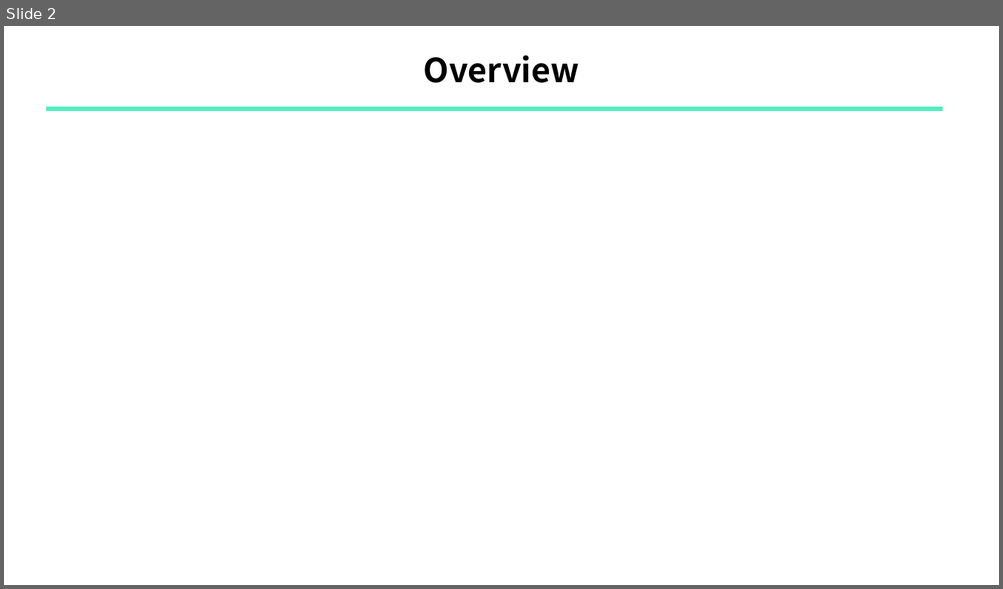
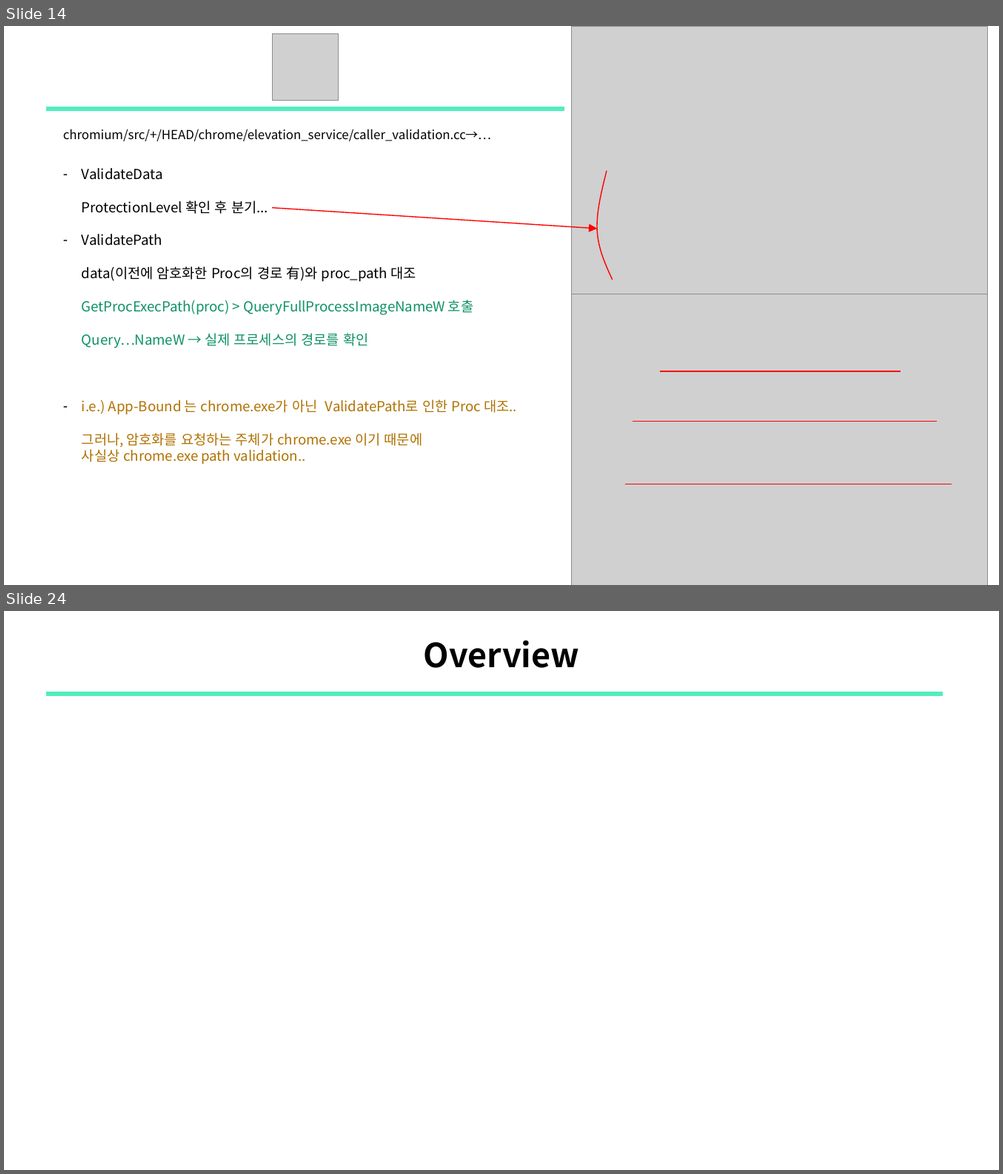
Before and after one commit to sewonpark-sec/SSL-Seminar, a slide deck: 15_Chrome_PW_Decryption.pptx. Shown one above the other, each under a label of ours: slide 2 before the commit, slides 14 and 24 after it; the slides between them are not shown. The pictures are 1003x589 and 1003x1174 pixels, drawn with LibreOffice and Linux fonts; fonts in the diff are those of the drawing; grey boxes stand for pictures. Boxes give left, top, right and bottom in pixels: in the first picture for what was removed or moved away, otherwise in the second. Text is boxed around its words. In the diff, an @@ line names an element or a change of style, - is before the commit and + after.

Commit message:
upload: Chrome PW Decryption

```diff
--- a/15_Chrome_PW_Decryption.pptx
+++ b/15_Chrome_PW_Decryption.pptx
@@ slide 14 added at [4, 26, 999, 585], background #FFFFFF @@
@@ picture added at [272, 34, 338, 101] @@
@@ picture added at [571, 27, 987, 327] @@
@@ line added from (45, 109) to (564, 109), #51EEBC 3 pt @@
@@ text added at [63, 129, 517, 465], 10 pt, text #000000 @@
+    chromium/src/+/HEAD/chrome/elevation_service/caller_validation.cc→…
+    – ValidateData
+      ProtectionLevel 확인 후 분기...
+    – ValidatePath
+      data(이전에 암호화한 Proc의 경로 有)와 proc_path 대조
+      GetProcExecPath(proc) > QueryFullProcessImageNameW 호출
+      Query…NameW → 실제 프로세스의 경로를 확인
+    – i.e.) App-Bound 는 chrome.exe가 아닌 ValidatePath로 인한 Proc 대조..
+      그러나, 암호화를 요청하는 주체가 chrome.exe 이기 때문에
+      사실상 chrome.exe path validation..
@@ freeform shape added at [597, 171, 612, 281], outline #FF0000 0.75 pt @@
@@ arrow added from (272, 208) to (597, 229), #FF0000 0.75 pt @@
@@ picture added at [571, 295, 987, 585] @@
@@ line added from (660, 372) to (900, 372), #FF0000 0.75 pt @@
@@ line added from (632, 422) to (937, 422), #FF0000 0.75 pt @@
@@ line added from (625, 485) to (952, 485), #FF0000 0.75 pt @@
@@ what was slide 2 is now slide 24 @@
```
Also in this commit, not shown: 3 slides changed, 19 other slides added, 9 slides removed.
